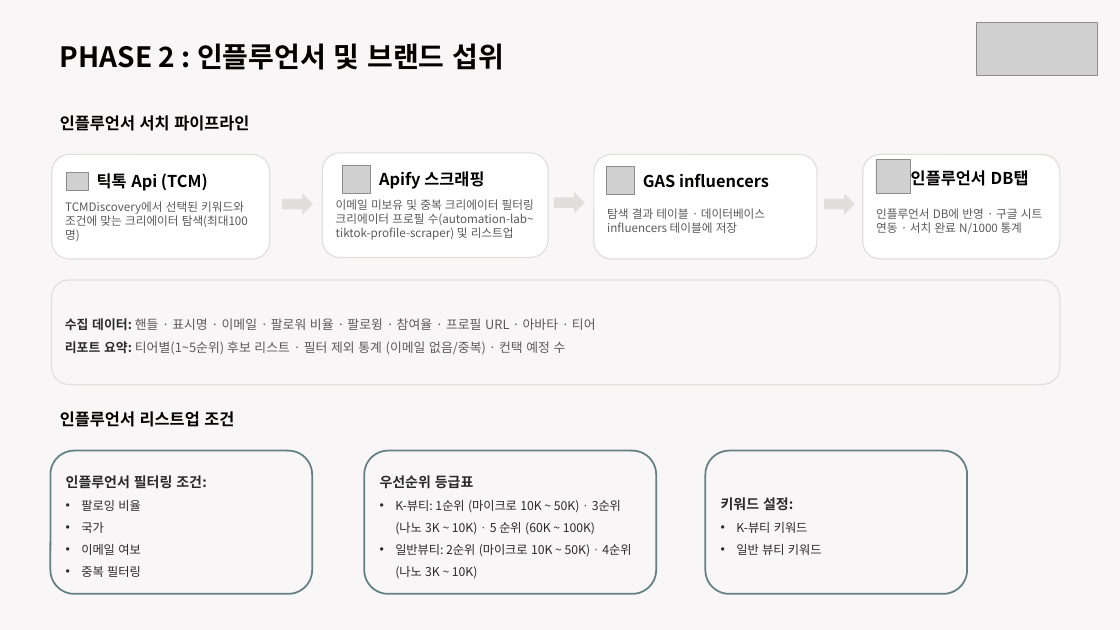
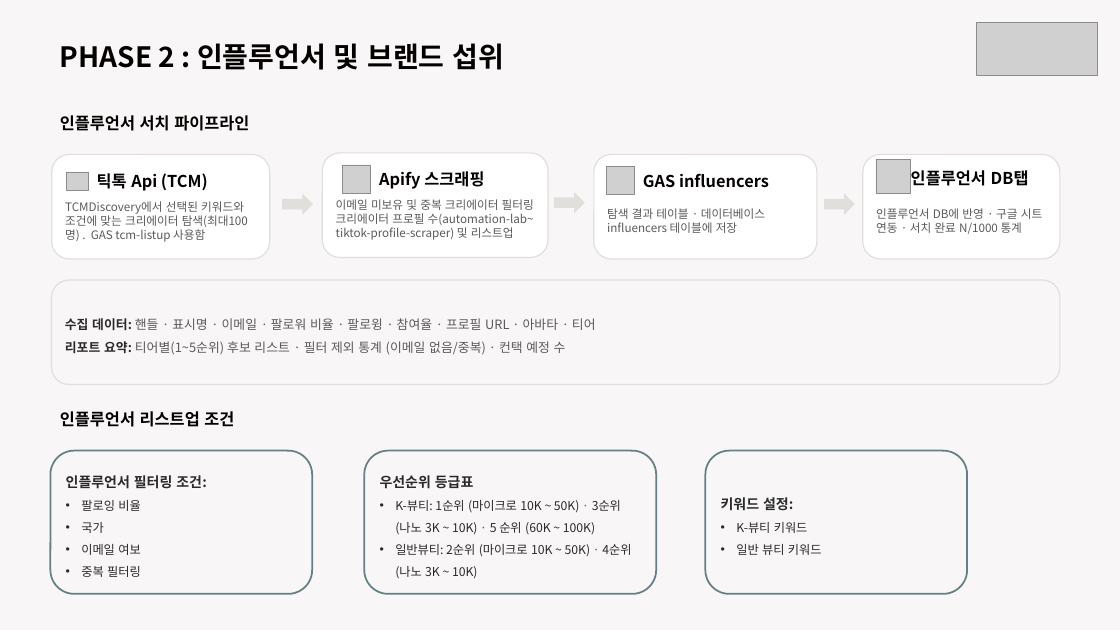
Before and after one commit to kaydeeloka/collab-net, a slide deck: slide 9 of docs/[Mi Muse] 대시보드 자동화 시스템.pptx. Drawn at 1120x630 pixels with LibreOffice and Linux fonts; fonts in the diff are those of the drawing; grey boxes stand for pictures. Boxes give left, top, right and bottom in pixels: in the first picture for what was removed or moved away, otherwise in the second. Text is boxed around its words. In the diff, an @@ line names an element or a change of style, - is before the commit and + after.

```diff
--- a/docs/[Mi Muse] 대시보드 자동화 시스템.pptx
+++ b/docs/[Mi Muse] 대시보드 자동화 시스템.pptx
@@ text in rounded rectangle at (65, 213, 248, 242): text changed @@
-조건에 맞는 크리에이터 탐색(최대100명)
+조건에 맞는 크리에이터 탐색(최대100명) . GAS tcm-listup 사용함
```
Also in this commit, not shown: 9 other slides changed, 2 slides added, 2 slides removed, 6 other files.
